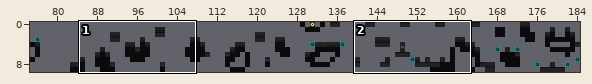
A Tiled map gets an edit: Levels/Level 4/Abstract Level 4.tmx. Above, an overview of the earlier version with the close-up marked.
Close-up. Old version:
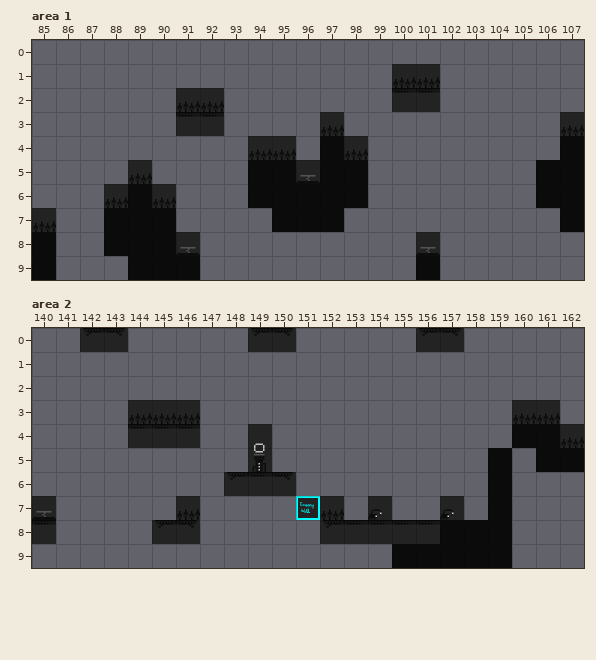
Cells are 64x64 px. Shown: area 1 x 85..107, y 0..9; area 2 x 140..162, y 0..9. The commit also changed other parts of the map, which this record leaves out.
The result:
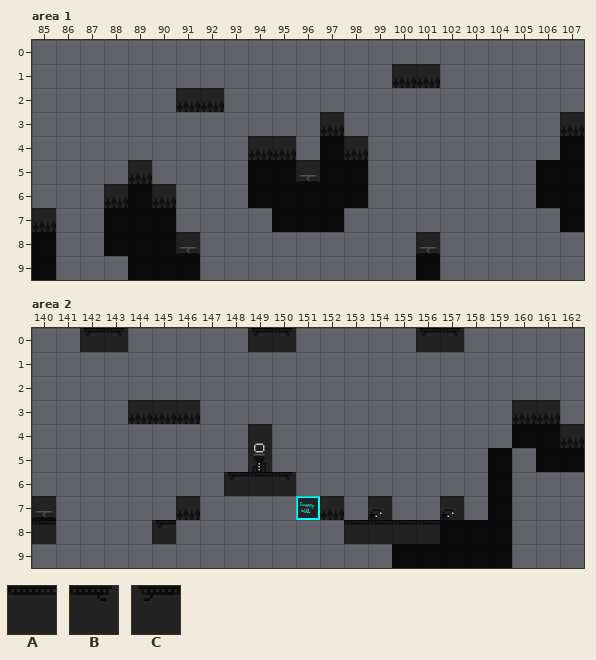
Key: from "Tileset with Background": A 60, B 72, C 73.
_ is an empty cell.
Diff:
Layer "Tile Layer 1", area 1:
Tile A is removed in row 2 at x 100 to 101; in row 3 at x 91 to 92.
Layer "Tile Layer 1", area 2:
Tile A is removed in row 4 at x 144 to 146.
Tile B is removed in row 8 at x 146.
Tile C is removed in row 8 at x 152.
Where, in picture pixels (left, top, right, bottom), the same in both close-ups:
removed: (392, 88, 440, 112)
removed: (176, 112, 224, 136)
removed: (128, 424, 200, 448)
removed: (176, 520, 200, 544)
removed: (320, 520, 344, 544)
